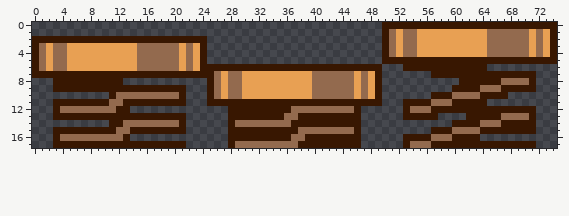
Sprite sheet: Assets/_Asset/Art/Sprite/spring_jump.png. Above, as it was before the edit.
The file is 75x18 pixels.
Now the later version:
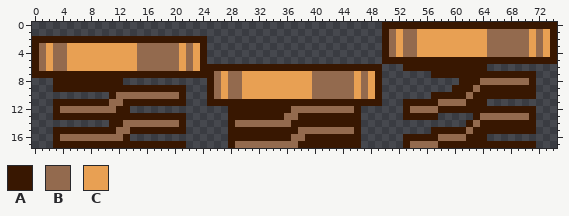
Palette (. is transparent): A #381701  B #936a4e  C #e8a053
Diff:
y 8: x 64..66 AAA -> BBB
y 9: x 63..66 ABBB -> BAAA
y 10: x 60..61 BB -> AA; x 63 B -> A; x 68..71 .... -> AAAA
y 11: x 57 B -> A; x 60..61 AA -> BB
y 12: x 57 A -> B
y 13: x 62 A -> .; x 64..66 AAA -> BBB
y 14: x 60..61 AA -> ..; x 63..66 ABBB -> BAAA
y 15: x 60..61 BB -> AA; x 63 B -> A
y 16: x 57 B -> A; x 60..61 AA -> BB; x 64 . -> A
y 17: x 57 A -> B
Changed places in both pictures, as pixel boxes (x1, y1, x2, y2):
changed: (431, 78, 536, 148)
